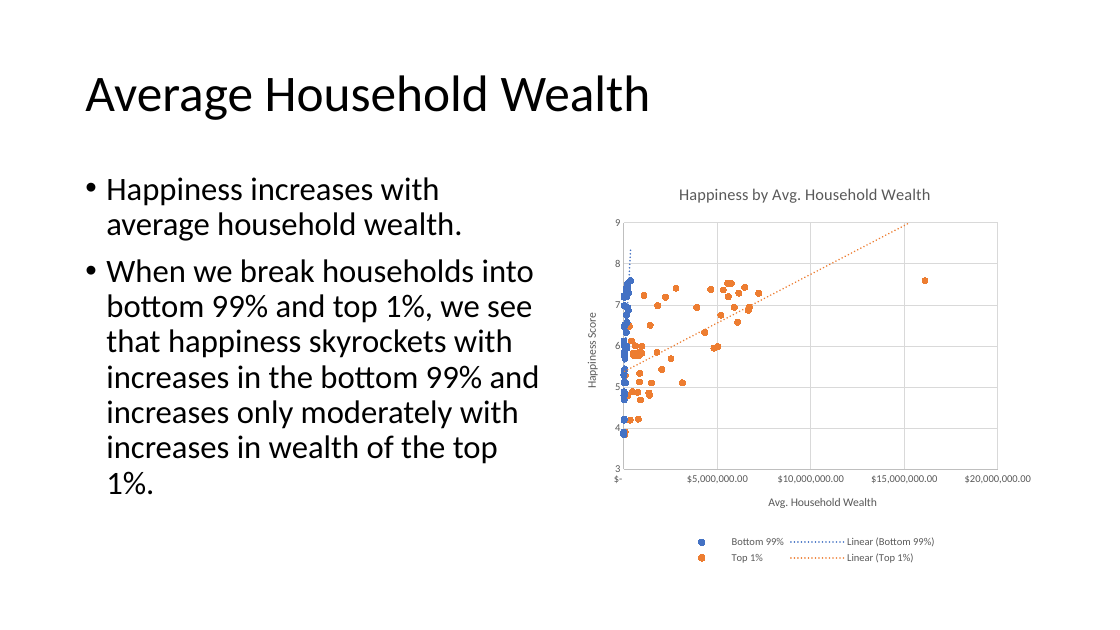
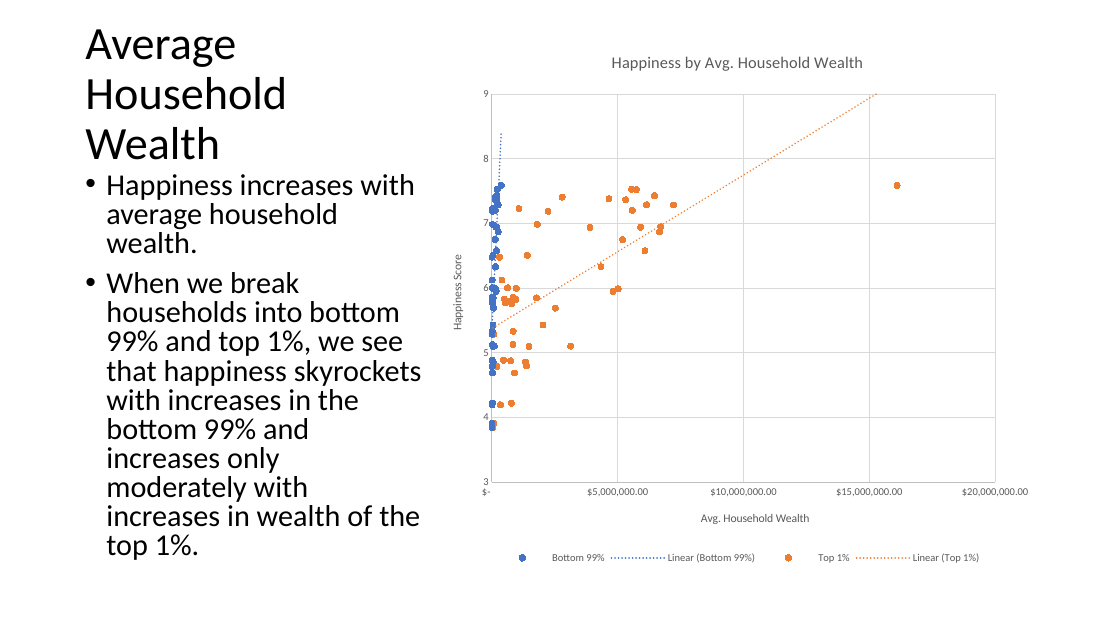
Before and after one commit to jordydickinson/world-inequality-and-happiness, a slide deck: slide 12 of presentation.pptx (slide 11 before the commit). Drawn at 1120x630 pixels with LibreOffice and Linux fonts; fonts in the diff are those of the drawing. Boxes give left, top, right and bottom in pixels: in the first picture for what was removed or moved away, otherwise in the second. Text is boxed around its words. In the diff, an @@ line names an element or a change of style, - is before the commit and + after.

```diff
--- a/presentation.pptx
+++ b/presentation.pptx
@@ title "Average Household Wealth" at bbox=[85, 29, 287, 160]: size 44 to 39.6 pt @@
@@ scatter chart: place and size @@
-scatter chart at bbox=[567, 168, 1044, 568]
+scatter chart at bbox=[433, 34, 1044, 568]
@@ text "Happiness increases with average household ..." at bbox=[106, 174, 422, 560]: size 28 to 25.9 pt; line spacing 0.9 to 0.8 @@
```
Also in this commit, not shown: 7 other slides changed, 2 slides added.
